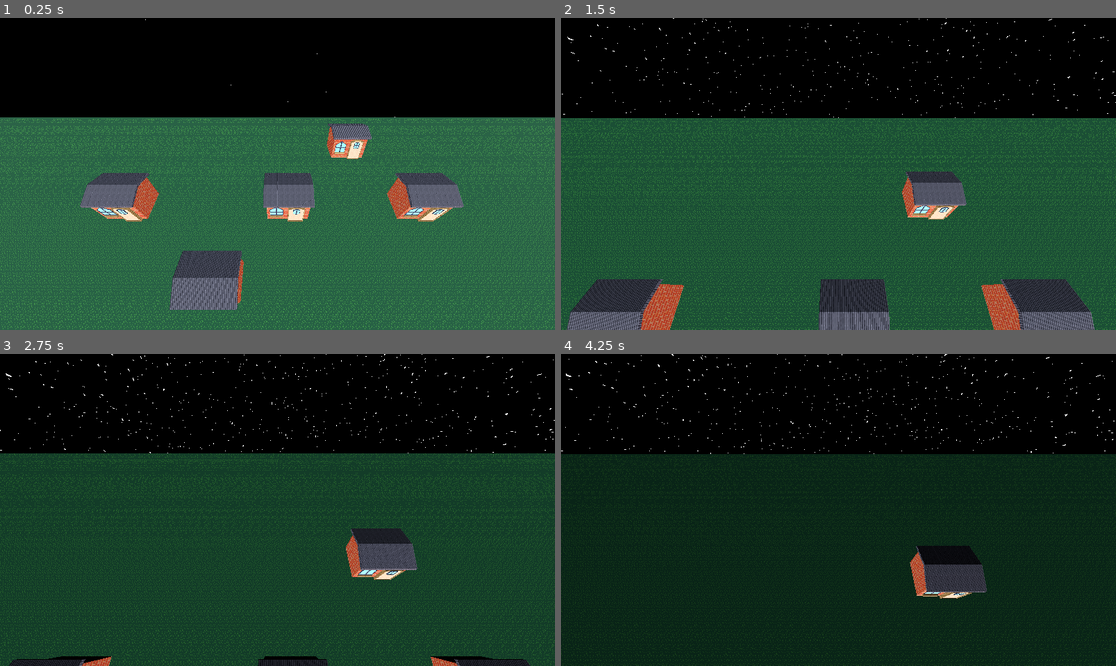
Above: before the commit, frames 1-4 (two rows, left to right).
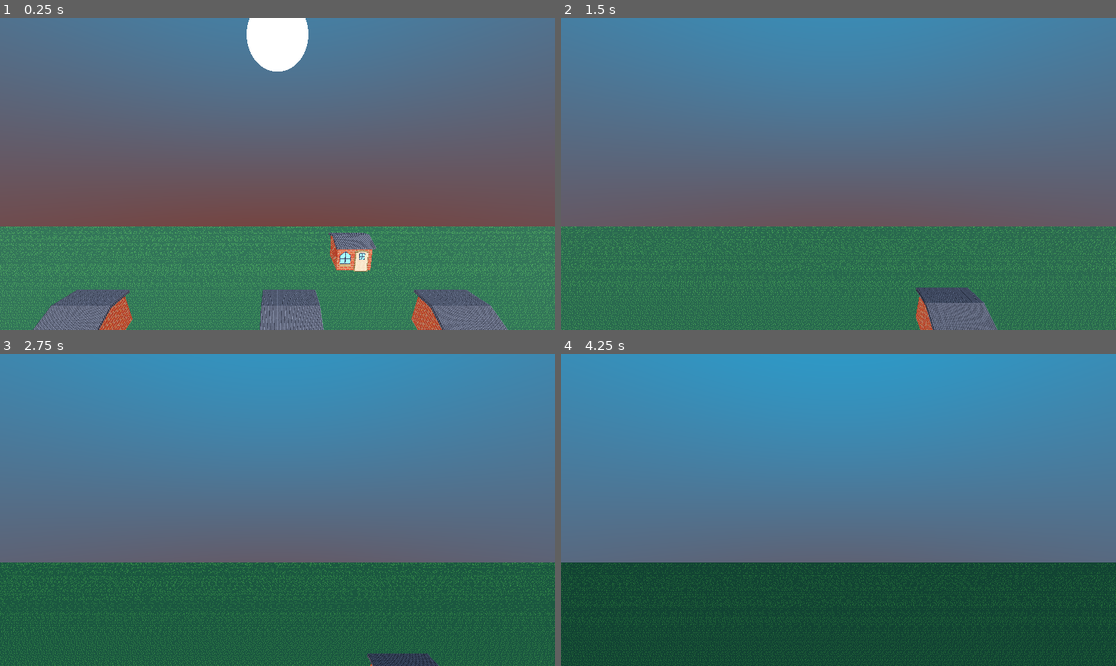
Above: after the commit, the same moments.

Repository: RogerRandomDev/godotCrossing
Game: Godot game, scene res://test.tscn
The game is run twice, just before and just after one commit, with the same random seed, the same clock (stepped at 60 frames per second) and the same inputs.
Inputs:
- Up to frame 1 (0.25 s): no input
- Up to frame 2 (1.5 s): hold W 0.53-1.28 s; hold S from 1.28 s (still down)
- Up to frame 3 (2.75 s): release S at 2.03 s; hold W from 2.03 s (still down)
- Up to frame 4 (4.25 s): release W at 3.53 s; hold S from 3.53 s (still down)

The runs differ from the first frame. In frame 1, 81% of the frame differs, in the area x 0-100%, y 0-100%; in frame 2, 97%; in frame 3, 96%; in frame 4, 100%.

Commit message:
updated sky shader

Diff:
--- a/skyShader.gdshader
+++ b/skyShader.gdshader
@@ -1,118 +1,61 @@
 shader_type sky;
-render_mode use_half_res_pass;
+render_mode use_quarter_res_pass;
+
+uniform vec3 shortFrequency:source_color;
+uniform vec3 midFrequency:source_color;
+uniform vec3 longFrequency:source_color;
+
+uniform float midFrequencyStrength:hint_range(0.,1.);
+
+uniform float horizonDuration:hint_range(-1.,1.);
+
+uniform float sunSize:hint_range(0.,0.25);
+
+uniform sampler2D starNoise:repeat_enable;
+
+uniform float starCutoff:hint_range(0.,1.);
 
 
-// Sky Gradients
-uniform vec3 day_bottom_color : source_color = vec3(1.0, 1.0, 1.0);
-uniform vec3 day_top_color : source_color = vec3(1.0, 1.0, 1.0);
-
-uniform vec3 sunset_bottom_color : source_color = vec3(0.0, 0.0, 0.0);
-uniform vec3 sunset_top_color : source_color = vec3(0.0, 0.0, 0.0);
-
-uniform vec3 night_bottom_color : source_color = vec3(0.0, 0.0, 0.0);
-uniform vec3 night_top_color : source_color = vec3(0.0, 0.0, 0.0);
+vec3 hsv2rgb(vec3 c) {
+    vec4 K = vec4(1.0, 2.0 / 3.0, 1.0 / 3.0, 3.0);
+    vec3 p = abs(fract(c.xxx + K.xyz) * 6.0 - K.www);
+    return c.z * mix(K.xxx, clamp(p - K.xxx, 0.0, 1.0), c.y);
+}
 
 
-// Horizon Stuff
-uniform vec3 horizon_color_day : source_color = vec3(1.0, 1.0, 1.0);
-uniform vec3 horizon_color_sunset : source_color = vec3(1.0, 1.0, 1.0);
-uniform vec3 horizon_color_night : source_color = vec3(0.0, 0.8, 1.0);
-uniform float horizon_falloff: hint_range(0.0, 1.0, 0.1);
+void sky() {
 
+	vec3 sky_color;
+	float distToSun=distance(LIGHT0_DIRECTION,-EYEDIR);
+	//calculate strength for each frequency based on sun angle
+	float shortFrequencyStrength=(
+		distance(-abs(LIGHT0_DIRECTION.y),EYEDIR.y)
+	);
+	float longFrequencyStrength=(1.-shortFrequencyStrength);
 
-// Sun Stuff
-uniform vec3 sun_col: source_color = vec3(1.0);
-uniform float sun_size: hint_range(0.01, 1.0) = 1.0;
-uniform float sun_blur: hint_range(0.01, 1.0) = 0.01;
+	vec3 shortCol=shortFrequency*shortFrequencyStrength+midFrequencyStrength;
+	vec3 midCol=midFrequency*midFrequencyStrength;
+	vec3 longCol=longFrequency*(longFrequencyStrength-midFrequencyStrength);
+	float light_blockage=clamp(
+		(
+			LIGHT0_DIRECTION.y+horizonDuration
+		),0.,1.
+	);
+	sky_color=(
+		(shortCol+midCol+longCol)/3.+
+		vec3(float(distToSun<sunSize))
+		)*(1.-light_blockage);
+	float starStrength=texture(starNoise,EYEDIR.xy-LIGHT0_DIRECTION.xz).r;
+	vec3 starColor=vec3(1.)*(
+		float(
+			starStrength<(light_blockage)*starCutoff
+			)
+	);
 
+	vec3 outputColor=sky_color+starColor;
 
-// Moon Stuff
-uniform vec3 moon_col: source_color = vec3(1.0);
-uniform float moon_size: hint_range(0.01, 1.0) = 1.0;
-uniform float moon_crescent_offset: hint_range(-1.0, 1.0) = 0.5;
+	COLOR=outputColor;
 
 
 
-// Star Stuff
-uniform sampler2D stars_texture: filter_linear_mipmap;
-uniform float stars_cutoff;
-uniform float stars_speed: hint_range(0.0, 0.1);
-
-
-
-
-
-void sky() {
-	vec2 sky_uv = EYEDIR.xz / EYEDIR.y;
-
-
-	float day_amount = clamp(LIGHT0_DIRECTION.y, 0.0, 1.0);
-	vec3 gradient_day = mix(day_bottom_color, day_top_color, clamp(EYEDIR.y, 0.0, 1.0)) * day_amount;
-
-	float night_amount = clamp(-LIGHT0_DIRECTION.y, 0.0, 1.0);
-	vec3 gradient_night = mix(night_bottom_color, night_top_color, clamp(EYEDIR.y, 0.0, 1.0)) * night_amount;
-
-	//float sunset_amount = clamp(1.0 - abs(LIGHT0_DIRECTION.y), 0.0, 1.0);
-	vec3 gradient_sunset = mix(sunset_bottom_color, sunset_top_color, clamp(EYEDIR.y, 0.0, 1.0)) * (1.-(day_amount+night_amount)*1.5);
-
-	vec3 sky_gradients = gradient_day + gradient_sunset + gradient_night;
-
-
-
-
-	float horizon = 1.0 - abs(EYEDIR.y + horizon_falloff);
-
-	vec3 horizon_glow_amount_day = clamp(horizon * clamp(LIGHT0_DIRECTION.y, 0.0, 1.0), 0.0, 1.0) * horizon_color_day;
-	vec3 horizon_glow_amount_sunset = clamp(horizon * clamp(1.0 - abs(LIGHT0_DIRECTION.y), 0.0, 1.0), 0.0, 1.0) * horizon_color_sunset;
-	vec3 horizon_glow_night = clamp(horizon * clamp(-LIGHT0_DIRECTION.y, 0.0, 1.0), 0.0, 1.0) * horizon_color_night;
-
-	vec3 horizon_glow = horizon_glow_amount_day + horizon_glow_amount_sunset + horizon_glow_night;
-
-
-
-
-
-	float sun_distance = distance(EYEDIR.xyz, LIGHT0_DIRECTION);
-	float sun_power = 1.0 - clamp(sun_distance / sun_size, 0.0, 1.0);
-	float sun_disc = clamp(sun_power / sun_blur, sun_power, 1.0);
-	vec3 sun = sun_col * sun_disc;
-
-
-
-	float moon_distance = distance(EYEDIR.xyz, -LIGHT0_DIRECTION);
-	float moon_power = 1.0 - clamp(moon_distance / moon_size, 0.0, 1.0);
-	float moon_disc = clamp(moon_power / 0.01, moon_power, 1.0);
-
-	float moon_crescent_distance = distance(vec3(EYEDIR.x + moon_crescent_offset, EYEDIR.yz), -LIGHT0_DIRECTION);
-	float moon_crescent_power = 1.0 - clamp(moon_crescent_distance / moon_size, 0.0, 1.0);
-	float moon_crescent_disc = clamp(moon_crescent_power / 0.01, moon_crescent_power, 1.0);
-
-	vec3 moon_crescent = moon_col * moon_crescent_disc;
-
-	vec3 moon = clamp( (moon_col * moon_disc) - moon_crescent, 0.0 , 1.0);
-
-
-
-
-
-
-
-	vec3 stars = texture(stars_texture, EYEDIR.xy+ (stars_speed * TIME)).rgb;
-	stars *= clamp(-(LIGHT0_DIRECTION.y)+0.1, 0.0, 1.0);
-	stars = step(stars_cutoff, stars);
-
-
-
-	vec3 sun_moon = sun + moon;
-	sun_moon = clamp(sun_moon, 0.0, 1.0);
-
-	sky_gradients = clamp(sky_gradients, 0.0, 1.0);
-
-
-
-	vec3 sky = horizon_glow + sky_gradients + sun_moon + stars;
-
-
-
-	COLOR = sky;
 }
--- a/test.tscn
+++ b/test.tscn
@@ -12,41 +12,22 @@
 [ext_resource type="Material" uid="uid://luddlq8ed1v6" path="res://materials/windowFrame.tres" id="9_imdvb"]
 [ext_resource type="Material" uid="uid://c8sro4eqmx3pe" path="res://materials/frame.tres" id="10_auomi"]
 
-[sub_resource type="FastNoiseLite" id="FastNoiseLite_d5gkw"]
-noise_type = 0
-seed = 1
-frequency = 0.427
-fractal_octaves = 10
-fractal_lacunarity = 2.514
-fractal_gain = 1.214
+[sub_resource type="FastNoiseLite" id="FastNoiseLite_k33pn"]
+frequency = 1.0
 
-[sub_resource type="NoiseTexture2D" id="NoiseTexture2D_6q56i"]
-width = 256
-height = 256
-invert = true
-noise = SubResource("FastNoiseLite_d5gkw")
+[sub_resource type="NoiseTexture2D" id="NoiseTexture2D_g5fms"]
+noise = SubResource("FastNoiseLite_k33pn")
 
 [sub_resource type="ShaderMaterial" id="ShaderMaterial_76qp8"]
 shader = ExtResource("5_ig6nb")
-shader_parameter/day_bottom_color = Color(1, 1, 1, 1)
-shader_parameter/day_top_color = Color(0, 1, 1, 1)
-shader_parameter/sunset_bottom_color = Color(1, 0.313726, 0.0470588, 1)
-shader_parameter/sunset_top_color = Color(1, 0.435294, 0.458824, 1)
-shader_parameter/night_bottom_color = Color(0.0313726, 0.0313726, 0.0313726, 1)
-shader_parameter/night_top_color = Color(0.0235294, 0.0235294, 0.0235294, 1)
-shader_parameter/horizon_color_day = Color(1, 0.435294, 0.458824, 1)
-shader_parameter/horizon_color_sunset = Color(1, 0.435294, 0.458824, 1)
-shader_parameter/horizon_color_night = Color(1, 0.219608, 0, 1)
-shader_parameter/horizon_falloff = 1.0
-shader_parameter/sun_col = Color(1, 0.737255, 0, 1)
-shader_parameter/sun_size = 0.069
-shader_parameter/sun_blur = 0.01
-shader_parameter/moon_col = Color(0.286275, 0.376471, 0.603922, 1)
-shader_parameter/moon_size = 0.07
-shader_parameter/moon_crescent_offset = 0.036
-shader_parameter/stars_cutoff = 0.7
-shader_parameter/stars_speed = 0.001
-shader_parameter/stars_texture = SubResource("NoiseTexture2D_6q56i")
+shader_parameter/shortFrequency = Color(0.537255, 0.572549, 1, 1)
+shader_parameter/midFrequency = Color(0.701961, 0.627451, 0.105882, 1)
+shader_parameter/longFrequency = Color(1, 0, 0, 1)
+shader_parameter/midFrequencyStrength = 0.3
+shader_parameter/horizonDuration = 0.3
+shader_parameter/sunSize = 0.125
+shader_parameter/starCutoff = 0.2
+shader_parameter/starNoise = SubResource("NoiseTexture2D_g5fms")
 
 [sub_resource type="Sky" id="Sky_o47lf"]
 sky_material = SubResource("ShaderMaterial_76qp8")
@@ -55,7 +36,7 @@
 [sub_resource type="Environment" id="Environment_nnfbk"]
 background_mode = 2
 sky = SubResource("Sky_o47lf")
-sky_rotation = Vector3(-1.0472, 0, 0)
+sky_rotation = Vector3(-0.523599, 0, 0)
 ambient_light_source = 3
 ambient_light_sky_contribution = 0.5
 tonemap_mode = 2
@@ -127,7 +108,7 @@
 environment = SubResource("Environment_nnfbk")
 
 [node name="DirectionalLight3D" type="DirectionalLight3D" parent="WorldEnvironment"]
-transform = Transform3D(1, 0, 0, 0, 0.705698, -0.708512, 0, 0.708512, 0.705698, 0.1819, 27.2327, 1.31909)
+transform = Transform3D(1, 0, 0, 0, 0.857167, -0.515038, 0, 0.515038, 0.857167, 0.1819, 27.2327, 1.31909)
 layers = 0
 light_energy = 0.0
 light_indirect_energy = 0.0
@@ -212,6 +193,6 @@
 surface_material_override/5 = ExtResource("10_auomi")
 
 [node name="Camera3D" type="Camera3D" parent="."]
-transform = Transform3D(1, 0, 0, 0, 0.5, 0.866025, 0, -0.866025, 0.5, 0, 20, 0)
+transform = Transform3D(1, 0, 0, 0, 0.866025, 0.5, 0, -0.5, 0.866025, 0, 20, 0)
 current = true
 script = ExtResource("4_uy1gs")
